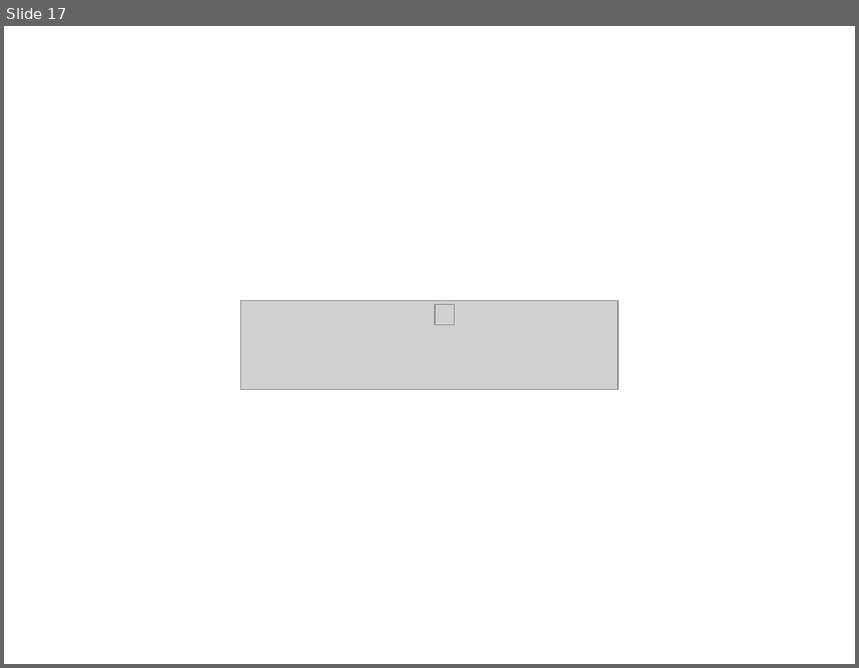
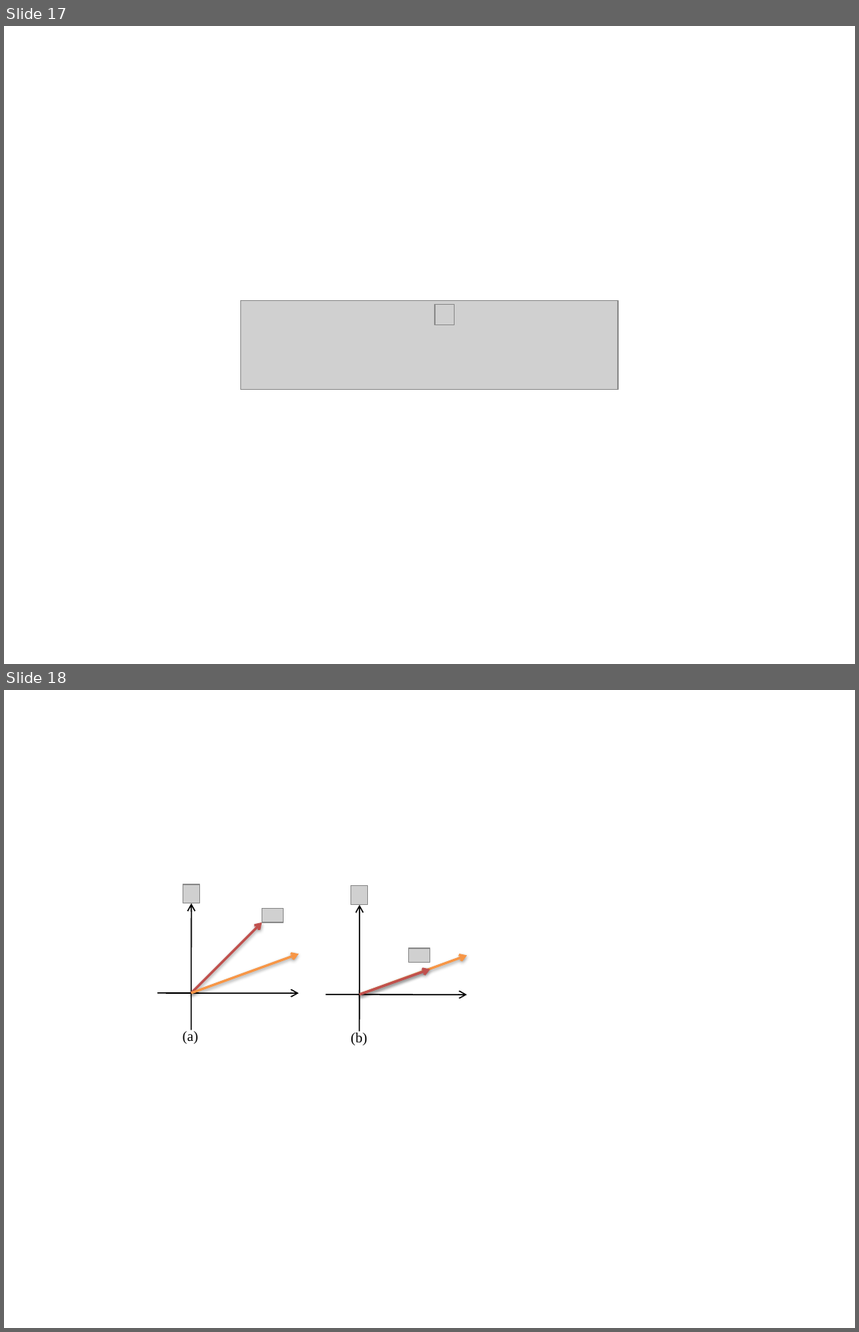
Before and after one commit to cpjobling/EGLM03-Resources, a slide deck: DigitalSystems/Lecture11/pictures/pictures-converted.pptx. Shown one above the other, each under a label of ours: slide 17 before the commit, slides 17 and 18 after it. The pictures are 859x668 and 859x1332 pixels, drawn with LibreOffice and Linux fonts; fonts in the diff are those of the drawing; grey boxes stand for pictures; background and template pictures are left out. Boxes give left, top, right and bottom in pixels: in the first picture for what was removed or moved away, otherwise in the second. Text is boxed around its words. In the diff, an @@ line names an element or a change of style, - is before the commit and + after.

Commit message:
Lecture 17 ready

```diff
--- a/DigitalSystems/Lecture11/pictures/pictures-converted.pptx
+++ b/DigitalSystems/Lecture11/pictures/pictures-converted.pptx
@@ slide 18 added at (4,690,855,1328), background #FFFFFF @@
@@ picture added at (351,886,367,904) @@
@@ arrow added from (360, 1031) to (360, 905), #000000 1 pt @@
@@ arrow added from (360, 995) to (467, 955), #F79646 2 pt @@
@@ picture added at (409,948,430,964) @@
@@ arrow added from (360, 995) to (430, 969), #C0504D 2 pt @@
@@ arrow added from (325, 995) to (467, 995), #000000 1 pt @@
@@ group added at (158,885,299,1044): 4 arrows, 2 pictures, 1 text @@
+(a)
@@ text added at (351,1033,367,1046), 12 pt, text #000000 @@
+(b)
```
Also in this commit, not shown: 8 other files.
